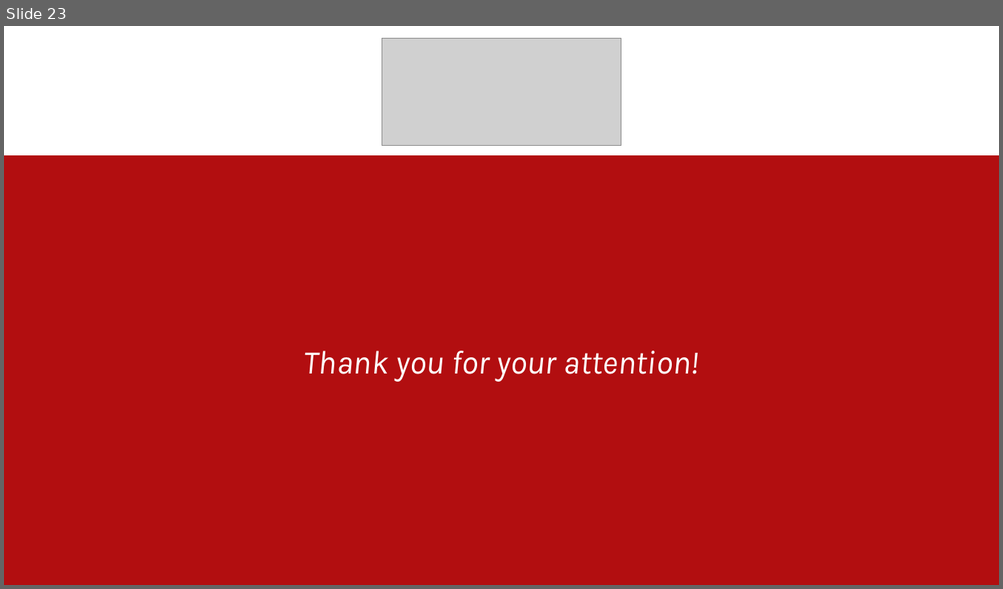
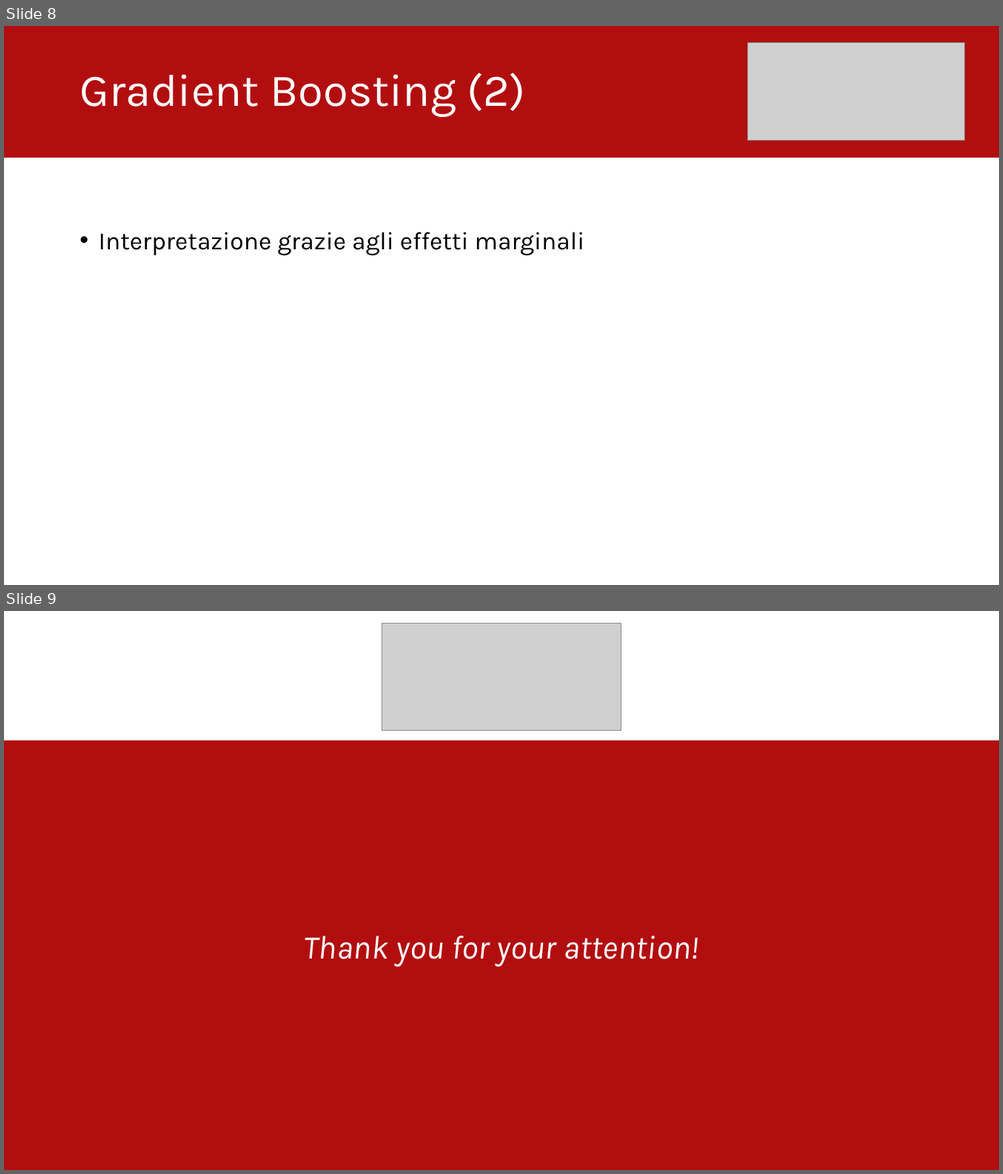
Before and after one commit to lucavarotto/vinted-scraper-and-business-analysis, a slide deck: Presentazione.pptx. Shown one above the other, each under a label of ours: slide 23 before the commit, slides 8 and 9 after it. The pictures are 1003x589 and 1003x1174 pixels, drawn with LibreOffice and Linux fonts; fonts in the diff are those of the drawing; grey boxes stand for pictures. Boxes give left, top, right and bottom in pixels: in the first picture for what was removed or moved away, otherwise in the second. Text is boxed around its words. In the diff, an @@ line names an element or a change of style, - is before the commit and + after.

```diff
--- a/Presentazione.pptx
+++ b/Presentazione.pptx
@@ slide 8 added at bbox=[4, 26, 999, 585], background #FFFFFF @@
@@ rectangle added at bbox=[4, 26, 999, 157], fill #B20E10, outline #B20E10 1.5 pt @@
@@ picture added at bbox=[748, 43, 965, 140] @@
@@ title added at bbox=[79, 73, 525, 117], 44 pt, text #FFFFFF @@
+Gradient Boosting (2)
@@ text added at bbox=[99, 232, 585, 255], 24 pt, text #000000 @@
+• Interpretazione grazie agli effetti marginali
@@ what was slide 23 is now slide 9 @@
```
Also in this commit, not shown: 1 slide changed, 5 other slides added, 20 slides removed, 10 other files.
